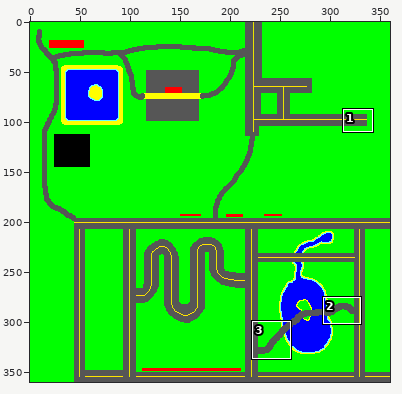
Sprite sheet: res/Levels/tile_tester_level.png. The picture above shows the old version from afar; the outline marks the close-up.
Close-up. Before the commit:
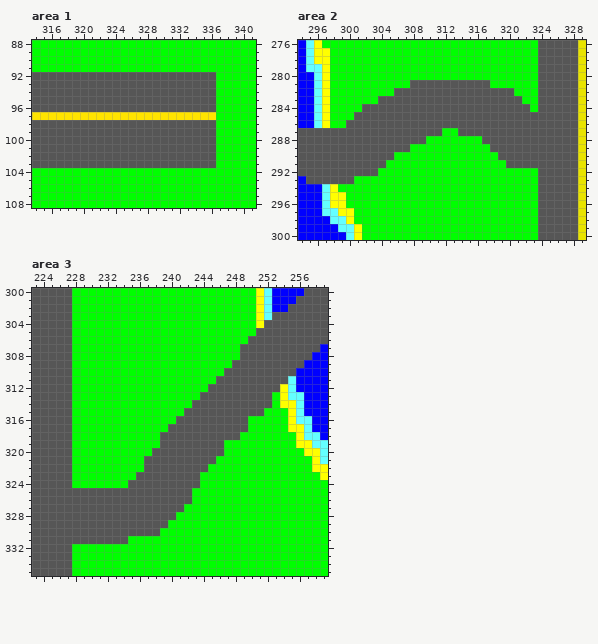
The file is 360x360 pixels. Colours within 5 levels of each other are drawn and written as one. Shown: area 1: x 314..341, y 88..108; area 2: x 294..329, y 276..300; area 3: x 223..259, y 300..335. The commit also changed other parts of the picture, which this record leaves out.
The result:
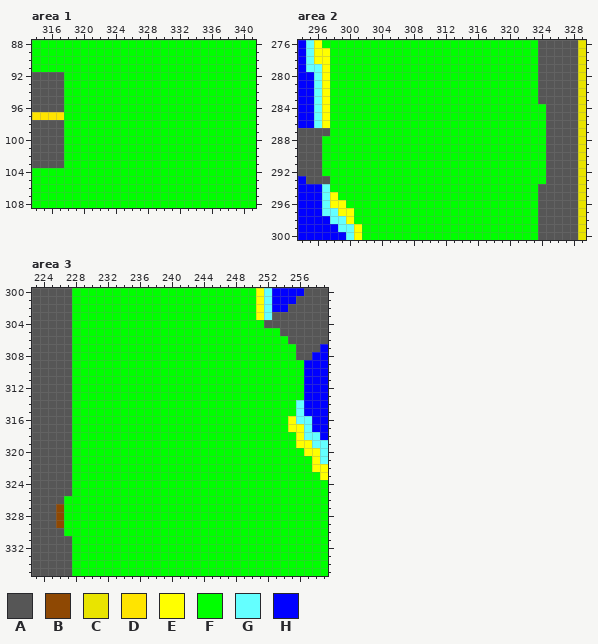
Palette (. is transparent): A #565656  B #8e4803  C #e9e400  D #ffe400  E #ffff00  F #00ff00  G #64ffff  H #0000ff
From old to new:
Area 1:
The author changed colour A to colour F in rows 92 to 96 at x 318 to 336; in rows 98 to 103 at x 318 to 336.
The author changed colour D to colour F in row 97 at x 318 to 336.
Area 2:
The author changed colour A to colour F in row 281 at x 308 to 317; in row 282 at x 306 to 320; in row 283 at x 304 to 321; in row 284 at x 302 to 322 and 324; in row 285 at x 301 to 324; in row 286 at x 300 to 324.
The author changed colour A to colour F in row 287 at x 298 to 311 and 314 to 324; in row 288 at x 297 to 309 and 317 to 324; in row 289 at x 297 to 307 and 318 to 324; in row 290 at x 297 to 305 and 319 to 324; in row 291 at x 297 to 304 and 320 to 324; in row 292 at x 297 to 303 and 324.
The author changed colour A to colour F in row 293 at x 298 to 300 and 324.
The author changed colour E to colour F in row 294 at x 298; in row 295 at x 299.
Area 3:
The author changed colour A to colour B in rows 327 to 329 at x 226.
The author changed colour A to colour F in row 305 at x 251 to 253; in row 306 at x 250 to 254; in rows 307 to 308 at x 249 to 255; in row 309 at x 248 to 256; in row 310 at x 247 to 255; in row 311 at x 246 to 254.
The author changed colour A to colour F in row 312 at x 245 to 253; in row 313 at x 244 to 252; in row 314 at x 243 to 252; in row 315 at x 242 to 251; in row 316 at x 241 to 249; in row 317 at x 240 to 249.
The author changed colour A to colour F in row 318 at x 239 to 248; in row 319 at x 239 to 246; in row 320 at x 238 to 246; in row 321 at x 237 to 245; in row 322 at x 237 to 244; in row 323 at x 236 to 243.
The author changed colour A to colour F in row 324 at x 235 to 243; in row 325 at x 228 to 242; in row 326 at x 227 to 242; in row 327 at x 227 to 241; in row 328 at x 227 to 240; in row 329 at x 227 to 239.
The author changed colour A to colour F in row 330 at x 227 to 238; in row 331 at x 228 to 234.
The author changed colour E to colour F in row 304 at x 251; in rows 312 to 313 at x 254; in row 314 at x 254 to 255; in row 315 at x 255.
The author changed colour G to colour F in rows 311 to 312 at x 255; in row 313 at x 255 to 256.
The author changed colour H to colour F in rows 310 to 312 at x 256.
Where, in picture pixels (left, top, right, bottom), the same in both close-ups:
changed: (64, 72, 216, 168)
changed: (322, 80, 546, 200)
changed: (56, 320, 304, 544)
